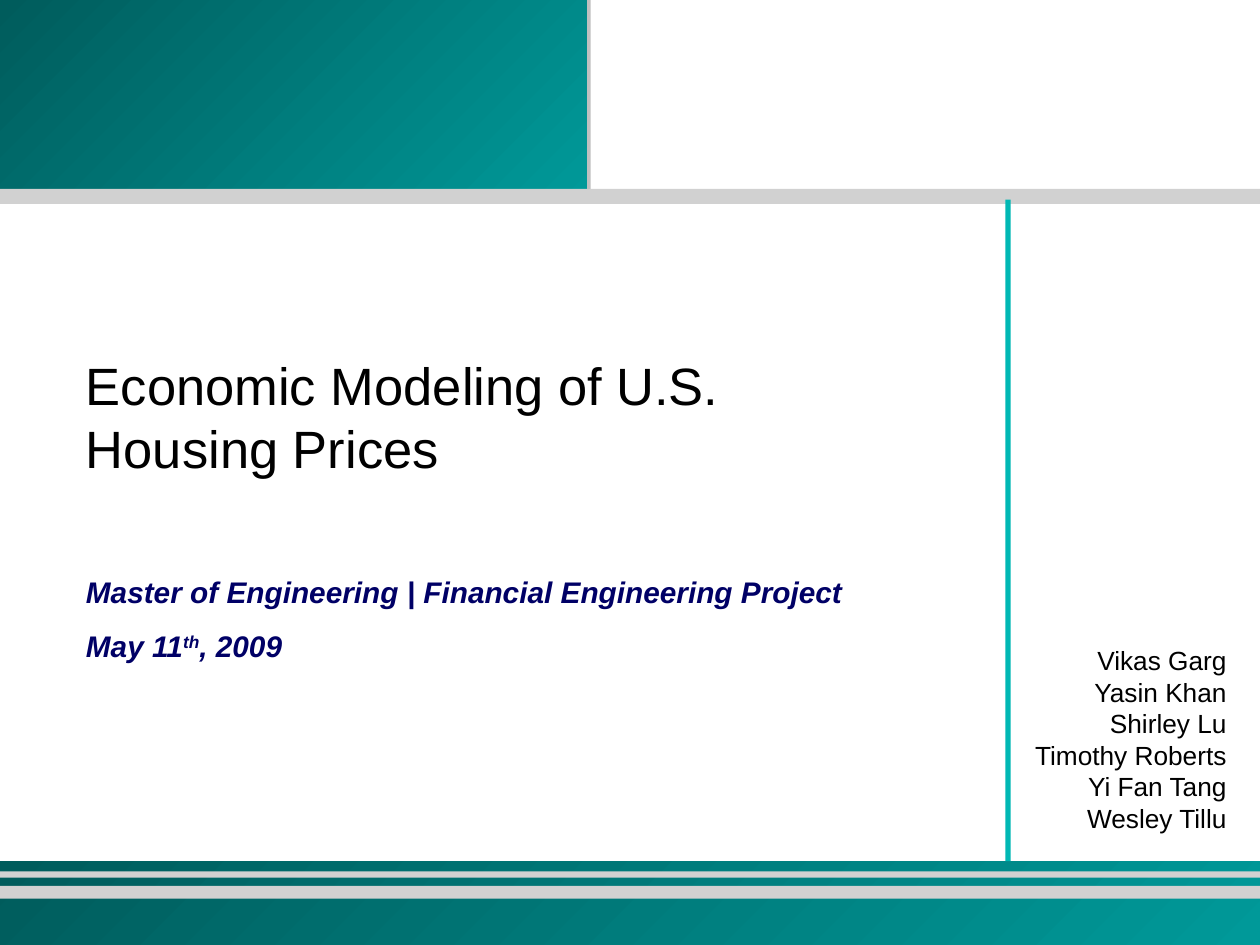
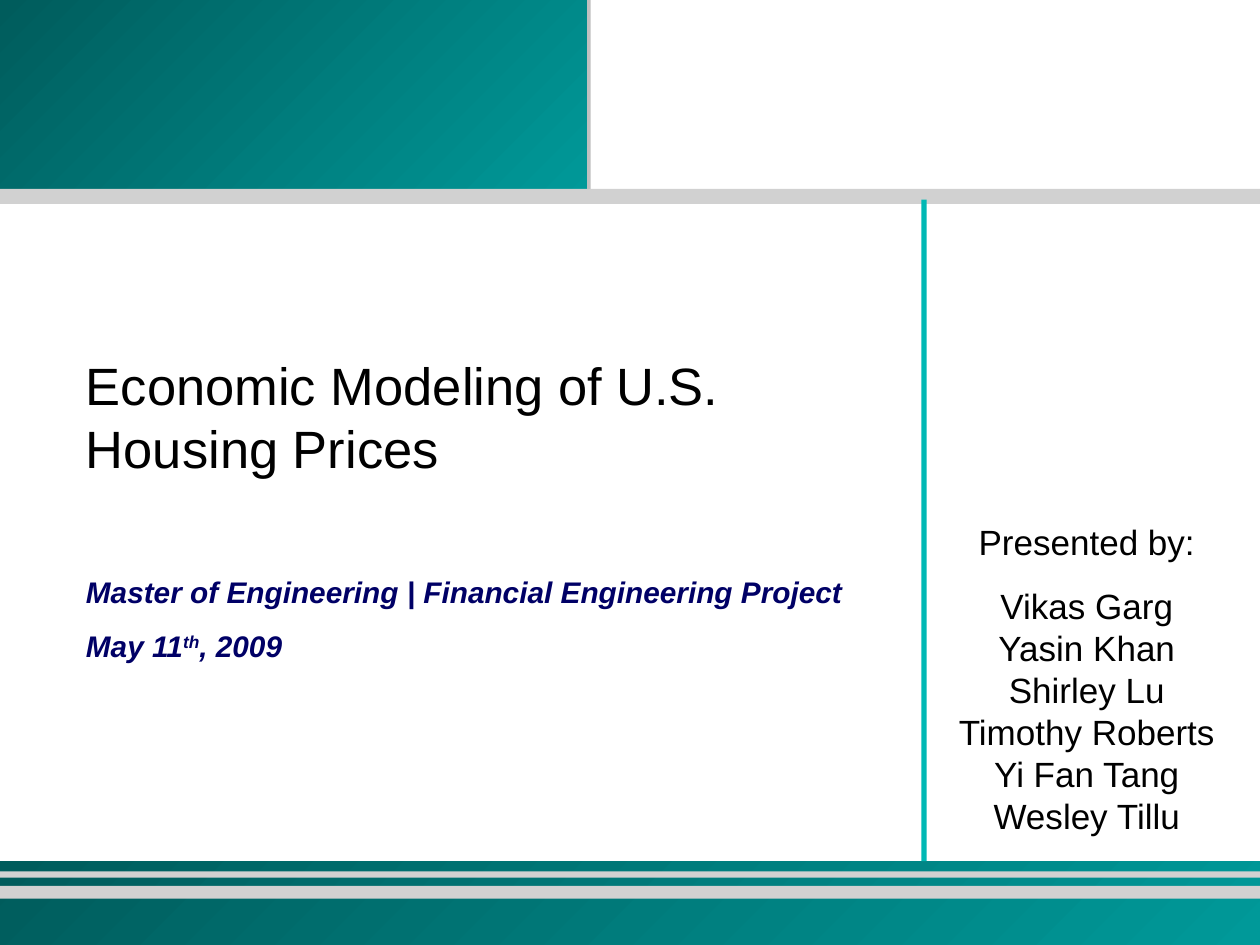
Before and after one commit to zhouzhenghui/svnrepository, a slide deck: slide 1 of SVNRepository/Presentation/M.Eng Final Presentation-take2.ppt. Drawn at 1260x945 pixels with LibreOffice and Linux fonts; fonts in the diff are those of the drawing; background and template pictures are left out. Boxes give left, top, right and bottom in pixels: in the first picture for what was removed or moved away, otherwise in the second. Text is boxed around its words. In the diff, an @@ line names an element or a change of style, - is before the commit and + after.

```diff
--- a/SVNRepository/Presentation/M.Eng Final Presentation-take2.ppt
+++ b/SVNRepository/Presentation/M.Eng Final Presentation-take2.ppt
@@ line moved from (1008, 199) - (1008, 861) to (924, 199) - (924, 861) @@
@@ text "Presented by:": place and size @@
-text "Presented by:" at <box>1035,651,1227,834</box>
+text "Presented by:" at <box>959,529,1215,836</box>
@@ text at <box>979,529,1195,562</box>: paragraph added @@
+Presented by:
@@ text at <box>959,593,1215,836</box>: size 15 to 20 pt in "Vikas Garg Yasin Khan Shirley Lu Timothy ..."; alignment right to centre; more space between paragraphs @@
```
